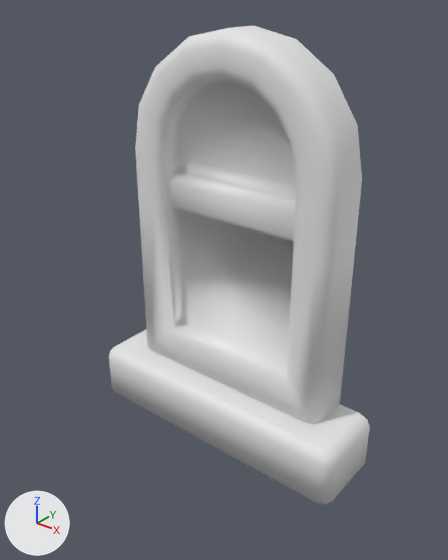
Before and after pictures for a commit that changed the FBX model Assets/NOTFUN/Cartoon City - Building Pack 1_1/Meshes/Props/Window_002.fbx.
The view is the same before and after, from a camera (50 mm lens) standing at (1.48, -2.03, 1.91) and looking at (0.06, -0.25, 0.81). Every picture has the same lights, and +X, +Y and +Z are marked at lower left. Where no turn or scale is listed for an object, it has been applied to the vertices.

Before the edit, the objects in view are built like this:
```python
me_window_002 = bpy.data.meshes.new('Window_002')
me_window_002.from_pydata(...)  # 156 vertices, 140 faces; spans x -0.65..0.65, y -0.33..0.0, z 0.0..1.75
me_window_002.materials.append(mat_m_city_tex)  # white #e7e7e7
ob_window_002 = bpy.data.objects.new('Window_002', me_window_002)
ob_window_002.location = (0.0, 0.0, 0.0)
```
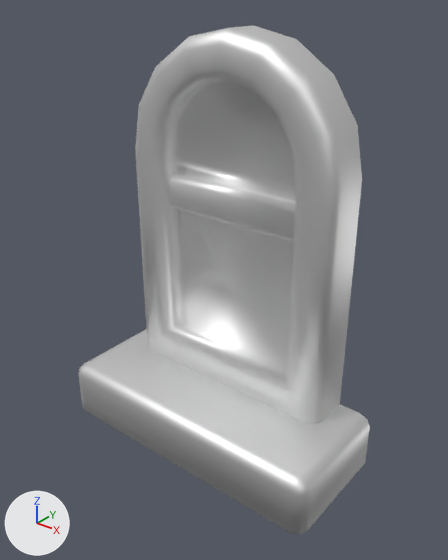
Location of each change, [x1, y1, x2, y2] in pixels of the pictures (448 x 560 px; the box of a moved part takes in the faces that stretch with it):
'Window_002', recoloured, reshaped (12% wider, 6% taller): before [109, 26, 370, 504]; after [78, 26, 370, 534]
part 1 of me_window_002, moved or reshaped: before [109, 329, 370, 504]; after [78, 329, 370, 534]

Diff of the bpy script that builds the scene:
```diff
--- a/Assets/NOTFUN/Cartoon City - Building Pack 1_1/Meshes/Props/Window_002.fbx.py
+++ b/Assets/NOTFUN/Cartoon City - Building Pack 1_1/Meshes/Props/Window_002.fbx.py
@@ mat_m_city_tex_001 @@
+mat_m_city_tex_001 = principled_material('M_City_tex.001')
+mat_m_city_tex_001.base_color = (0.8, 0.8, 0.8)  # white #e7e7e7
+mat_m_city_tex_001.metallic = 1.0
+mat_m_city_tex_001.roughness = 0.553
@@ me_window_002 @@
 me_window_002.from_pydata(...)  # 156 vertices, 140 faces; spans x -0.65..0.65, y -0.33..0.0, z 0.0..1.75
 # used by ob_window_002; location = (0.0, 0.0, 0.0)
-me_window_002.materials.append(mat_m_city_tex)  # white #e7e7e7
+# me_window_002 part 1: all 20 vertices in x -0.65..0.65, y -0.33..-0.28, z 0.0..0.25 are moved by (0.0, -0.19, 0.0)
+me_window_002.materials.append(mat_m_city_tex_001)  # white #e7e7e7
```
